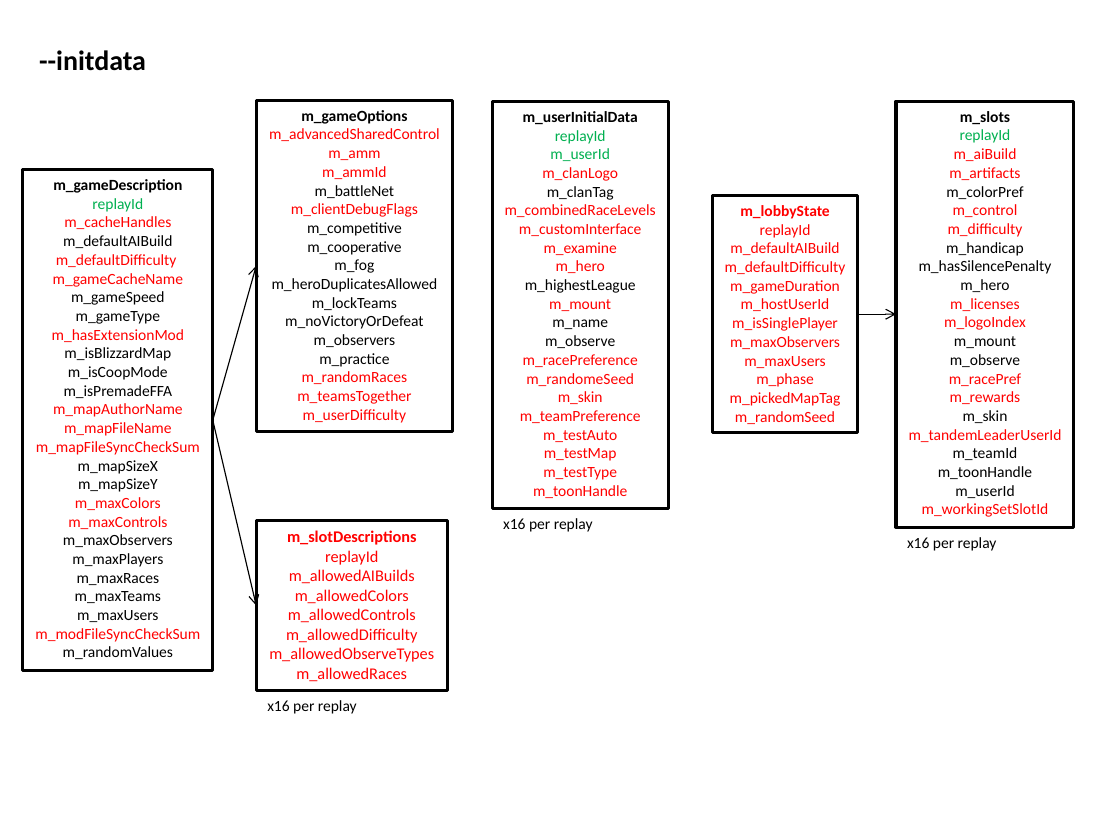
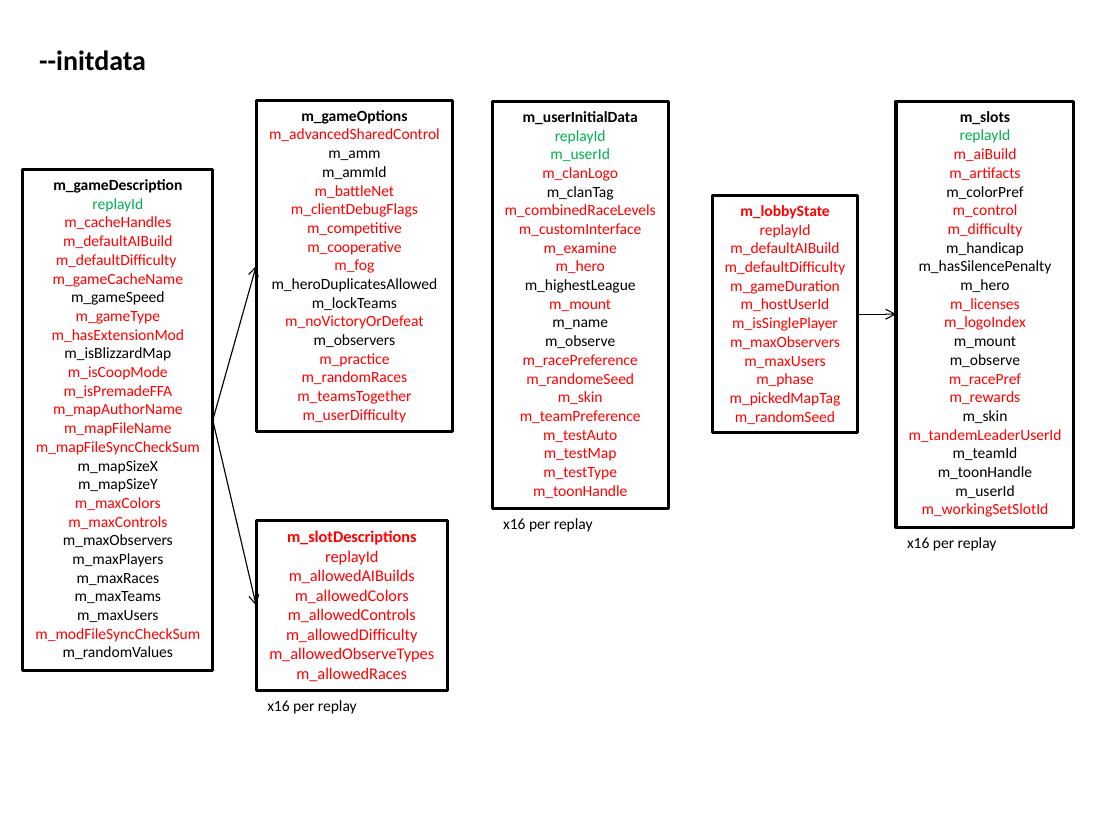
Before and after one commit to jokem59/heroprotocol, a slide deck: slide 3 of tools/schema.pptx. Drawn at 1120x840 pixels with LibreOffice and Linux fonts; fonts in the diff are those of the drawing. Boxes give left, top, right and bottom in pixels: in the first picture for what was removed or moved away, otherwise in the second. Text is boxed around its words. In the diff, an @@ line names an element or a change of style, - is before the commit and + after.

```diff
--- a/tools/schema.pptx
+++ b/tools/schema.pptx
@@ text in rectangle at <box>285,150,423,367</box>: text colour #FF0000 to #000000 in "m_amm", "m_ammId"; text colour #000000 to #FF0000 in "m_battleNet", "m_competitive", "m_cooperative", "m_fog" and 2 more places @@
@@ text in rectangle at <box>63,235,173,398</box>: text colour #000000 to #FF0000 in "m_defaultAIBuild", "m_gameType", "m_isCoopMode", "m_isPremadeFFA" @@
```
Also in this commit, not shown: 31 other files.
